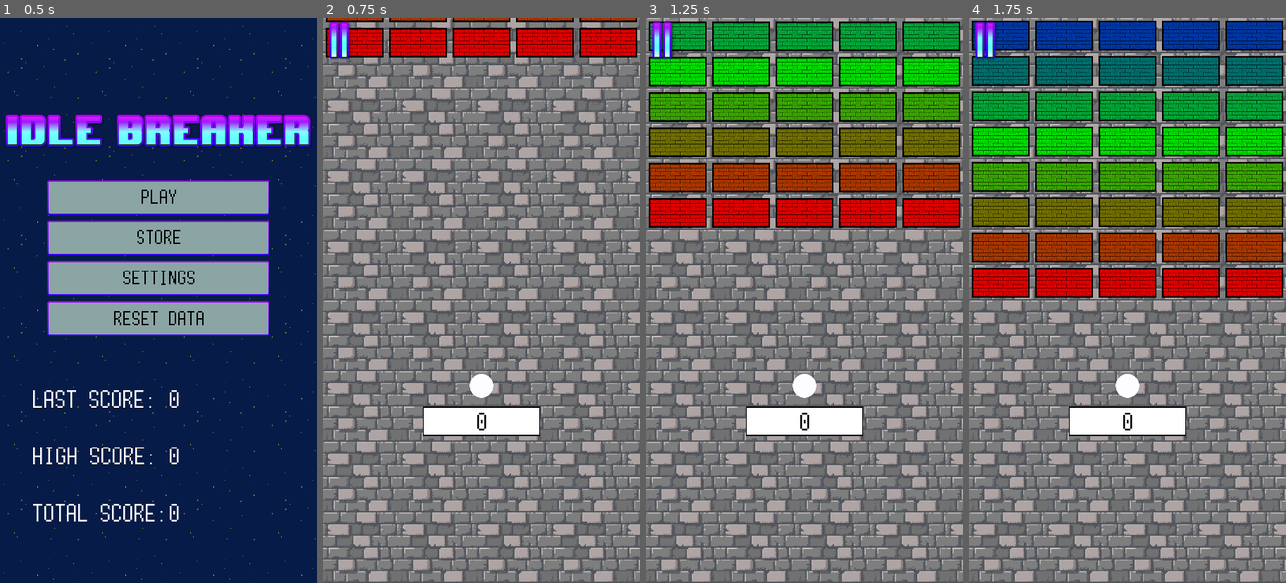
Above: before the commit, frames 1-4 (left to right).
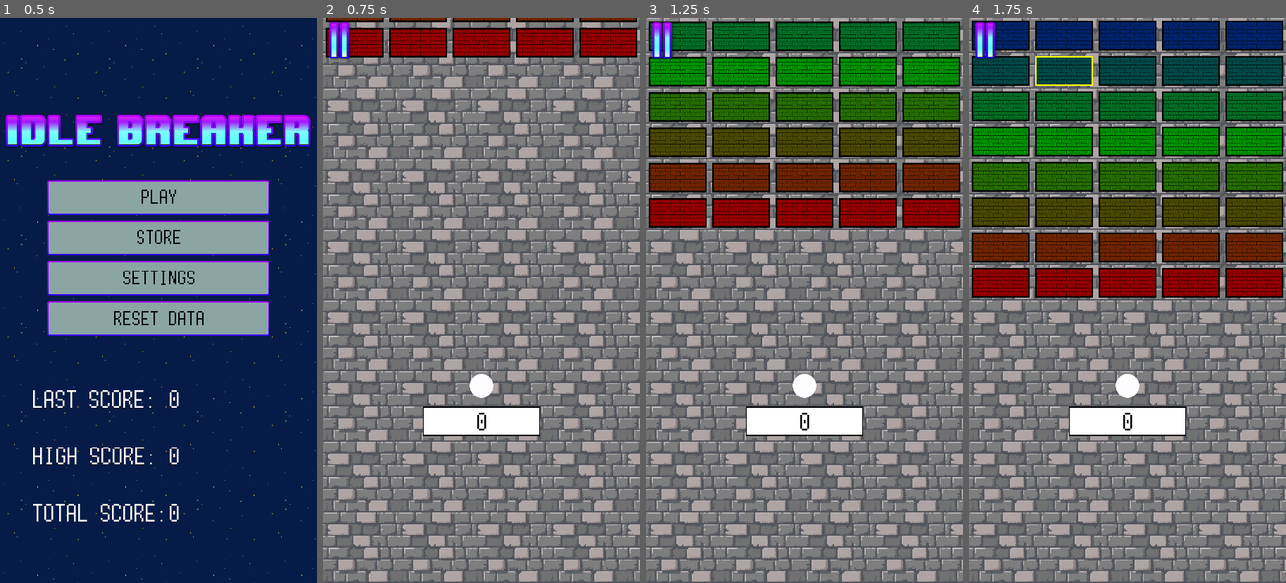
Above: after the commit, the same moments.

Repository: Thallium204/Breakout
Game: Godot game, scene res://Scenes/Menu.tscn
Two runs of this game, one before a commit and one after it. Both use one fixed random seed, a clock stepped at 60 frames per second and the inputs below. Sound files missing from this copy of the repository are replaced by a short silence.
Inputs (mouse positions are in pixels of both pictures, inside the frame that each line leads up to):
- Up to frame 1 (0.5 s): no input
- Up to frame 2 (0.75 s): click "Play" at 0.5 s
- Up to frame 3 (1.25 s): no input
- Up to frame 4 (1.75 s): move the mouse to (1197, 272) at 1.27 s; click (1197, 272) at 1.42 s

Frame 1 is identical in both runs. In frame 2, 4.0% of the frame differs, in the area x 1-99%, y 0-7%; in frame 3, 22%; in frame 4, 30%, in the area x 1-99%, y 0-50%.

Commit message:
some powerup stuff

Diff:
--- a/Scenes/objBall.tscn
+++ b/Scenes/objBall.tscn
@@ -8,6 +8,8 @@
 radius = 40.0
 
 [node name="objBall" type="KinematicBody2D"]
+collision_layer = 4
+collision_mask = 11
 script = ExtResource( 1 )
 
 [node name="shapeBall" type="CollisionShape2D" parent="."]
--- a/Scenes/objBar.tscn
+++ b/Scenes/objBar.tscn
@@ -14,6 +14,8 @@
 [node name="objBar" type="KinematicBody2D" groups=[
 "scoreUI",
 ]]
+collision_layer = 2
+collision_mask = 21
 script = ExtResource( 1 )
 barSize = Vector2( 400, 100 )
 
--- a/Scenes/objBrick.tscn
+++ b/Scenes/objBrick.tscn
@@ -8,6 +8,8 @@
 height = 100.0
 
 [node name="objBrick" type="StaticBody2D"]
+collision_layer = 8
+collision_mask = 4
 script = ExtResource( 1 )
 
 [node name="colorOutline" type="ColorRect" parent="."]
--- /dev/null
+++ b/Scenes/objPowerup.tscn
@@ -0,0 +1,27 @@
+[gd_scene load_steps=4 format=2]
+
+[ext_resource path="res://Scripts/objPowerup.gd" type="Script" id=1]
+[ext_resource path="res://Assets/Images/Powerups/img_multiplier.png" type="Texture" id=2]
+
+[sub_resource type="CircleShape2D" id=1]
+radius = 30.0
+
+[node name="objPowerup" type="KinematicBody2D"]
+collision_layer = 16
+collision_mask = 2
+script = ExtResource( 1 )
+
+[node name="shapePowerup" type="CollisionShape2D" parent="."]
+shape = SubResource( 1 )
+
+[node name="texPowerup" type="TextureRect" parent="."]
+margin_left = -30.0
+margin_top = -30.0
+margin_right = 30.0
+margin_bottom = 30.0
+texture = ExtResource( 2 )
+expand = true
+stretch_mode = 6
+__meta__ = {
+"_edit_use_anchors_": false
+}
--- a/Scripts/Game.gd
+++ b/Scripts/Game.gd
@@ -7,6 +7,8 @@
 var colorArray = []
 var scrDiv = 0.5
 var currentPopup = null
+var rng = RandomNumberGenerator.new()
+onready var powerupRarity = Globals.getUpgradeValue("bricks", "powerupRarity")
 
 export(int) var rows
 export(int) var columns
@@ -31,6 +33,10 @@
 	# instances objBrick, sets its paramters, changes its value and adds it as a child of the Bricks node
 	for colPos in range(columns):
 		var objBrick = objBrick_load.instance()
+		rng.randomize()
+		var prob = rng.randf_range(0, 1)
+		if prob <= powerupRarity:
+			objBrick.powerup = "MULTI"
 		var color = colorArray[(level - 1) % colorArray.size()]
 		objBrick.configure(brickSpacing, level, color)
 		objBrick.position = Vector2(colPos * brickSpacing.x, - level * brickSpacing.y) + Globals.brickGap / 2
--- a/Scripts/Globals.gd
+++ b/Scripts/Globals.gd
@@ -73,7 +73,7 @@
 
 	},
 	"bricks": {
-		"powupRarity": {
+		"powerupRarity": {
 			"levels": [0.02, 0.03, 0.04, 0.05, 0.06, 0.07, 0.08, 0.09, 0.1, 0.11],
 			"baseCost": 100,
 			"modCost": 1.5
--- a/Scripts/objBar.gd
+++ b/Scripts/objBar.gd
@@ -26,3 +26,6 @@
 	colorSides.margin_bottom = barSize.y / 2
 	$shapeBar.shape.radius = barSize.y / 2
 	$shapeBar.shape.height = barWidth - barSize.y
+
+func activatePowerup(pwrName):
+	print(pwrName)
--- a/Scripts/objBrick.gd
+++ b/Scripts/objBrick.gd
@@ -1,14 +1,22 @@
 extends StaticBody2D
+
+onready var objPowerup_load = preload("res://Scenes/objPowerup.tscn")
 
 var value
 var health = 4.0
 var defense
 var secLength = 4.0
+var powerup = ""
+var brickSize
 
 func damage(dmg):
 	health -= dmg * defense
 	if health <= 0:
 		Globals.addToScore(value)
+		if powerup != "":
+			var objPowerup = objPowerup_load.instance()
+			objPowerup.position = get_global_transform().get_origin() + brickSize/2
+			get_parent().get_parent().add_child(objPowerup)
 		queue_free()
 	else:
 		updateUI()
@@ -18,11 +26,13 @@
 	$colorOutline/colorBrick.texture = load("res://Assets/Images/brick_" + str(floor(4 - health)) + ".png")
 
 func configure(brickSpacing, level, color):
-	color.a += Globals.brickBrightness
-	var brickSize = brickSpacing - Globals.brickGap
+	#color.a += Globals.brickBrightness  RETURN LATER
+	brickSize = brickSpacing - Globals.brickGap
 	$CollisionShape2D.shape.radius = brickSize.y / 2
 	$CollisionShape2D.shape.height = brickSize.x - brickSize.y
 	$colorOutline.rect_size = brickSize
+	if powerup != "":
+		$colorOutline.color = Color.yellow
 	$colorOutline/colorBrick.modulate = color
 	value = level
 	defense = (health * 2) / (1 + level * (1 / secLength))
--- /dev/null
+++ b/Scripts/objPowerup.gd
@@ -0,0 +1,12 @@
+extends KinematicBody2D
+
+var speed = 400
+var pwrName = "MULTI"
+
+func _physics_process(delta):
+	var collisionInfo = move_and_collide(Vector2(0, speed) * delta)
+	if collisionInfo:
+		collisionInfo.collider.activatePowerup(pwrName)
+		queue_free()
+	elif position.y > 1920:
+		queue_free()
--- a/project.godot
+++ b/project.godot
@@ -37,6 +37,14 @@
 
 pointing/emulate_touch_from_mouse=true
 
+[layer_names]
+
+2d_physics/layer_1="border"
+2d_physics/layer_2="bar"
+2d_physics/layer_3="ball"
+2d_physics/layer_4="brick"
+2d_physics/layer_5="powerup"
+
 [rendering]
 
 environment/default_environment="res://default_env.tres"
Binary file added: Assets/Images/Powerups/img_explosion.png
Not shown, added: Assets/Images/Powerups/img_explosion.png.import
Binary file added: Assets/Images/Powerups/img_multiplier.png
Not shown, added: Assets/Images/Powerups/img_multiplier.png.import
Binary file added: Assets/Images/Powerups/img_powerup1.png
Not shown, added: Assets/Images/Powerups/img_powerup1.png.import
Binary file added: Assets/Images/Powerups/img_powerup2.png
Not shown, added: Assets/Images/Powerups/img_powerup2.png.import
Binary file added: Assets/Images/Powerups/img_powerup3.png
Not shown, added: Assets/Images/Powerups/img_powerup3.png.import
Binary file added: Assets/Images/Powerups/img_powerup4.png
Not shown, added: Assets/Images/Powerups/img_powerup4.png.import
(and 8 more such lines)
